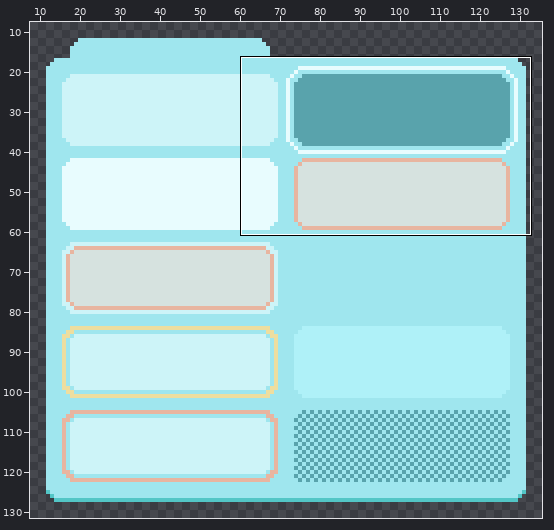
One commit to this pixel-art file: Assets/Resources/new aseprite/ui/ui_modules/ui_laptop.aseprite. The first picture is a wide view before the edit; the outline marks the close-up.
Close-up. Before:
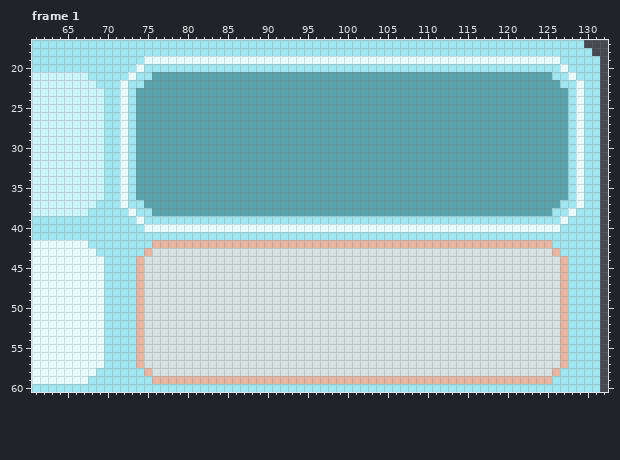
144x144 pixels, 2 frames. Colours within 5 levels of each other are drawn and written as one. Shown: frame 1: x 61..132, y 17..60. The wide view leaves out empty margins. The commit also changed other frames or places, which this record leaves out.
The result:
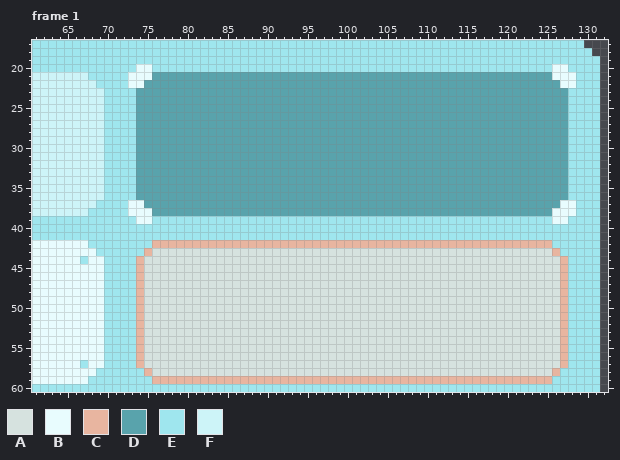
Palette (. is transparent): A #d6e2df  B #e8fcfe  C #e8b5a0  D #59a3ac  E #9fe6ee  F #cdf4f8
From old to new:
Frame 1, layer "mb/slots":
y 19: x 75..126 BBBBBBBBBBBBBBBBBBBBBBBBBBBBBBBBBBBBBBBBBBBBBBBBBBBB -> EEEEEEEEEEEEEEEEEEEEEEEEEEEEEEEEEEEEEEEEEEEEEEEEEEEE
y 20: x 75 E -> B; x 126 E -> B
y 21: x 74..75 EE -> BB; x 126..127 EE -> BB
y 22: x 72..74 BEE -> EBB; x 127..129 EEB -> BBE
y 23..36: x 72 B -> E; x 129 B -> E
y 37: x 72..74 BEE -> EBB; x 127..129 EEB -> BBE
y 38: x 74..75 EE -> BB; x 126..127 EE -> BB
y 39: x 75 E -> B; x 126 E -> B
y 40: x 75..126 BBBBBBBBBBBBBBBBBBBBBBBBBBBBBBBBBBBBBBBBBBBBBBBBBBBB -> EEEEEEEEEEEEEEEEEEEEEEEEEEEEEEEEEEEEEEEEEEEEEEEEEEEE
y 44: x 67 B -> E
y 57: x 67 B -> E
Changed places in both close-ups, as pixel boxes (x1, y1, x2, y2):
changed: (120, 56, 584, 232)
changed: (80, 256, 88, 264)
changed: (80, 360, 88, 368)
